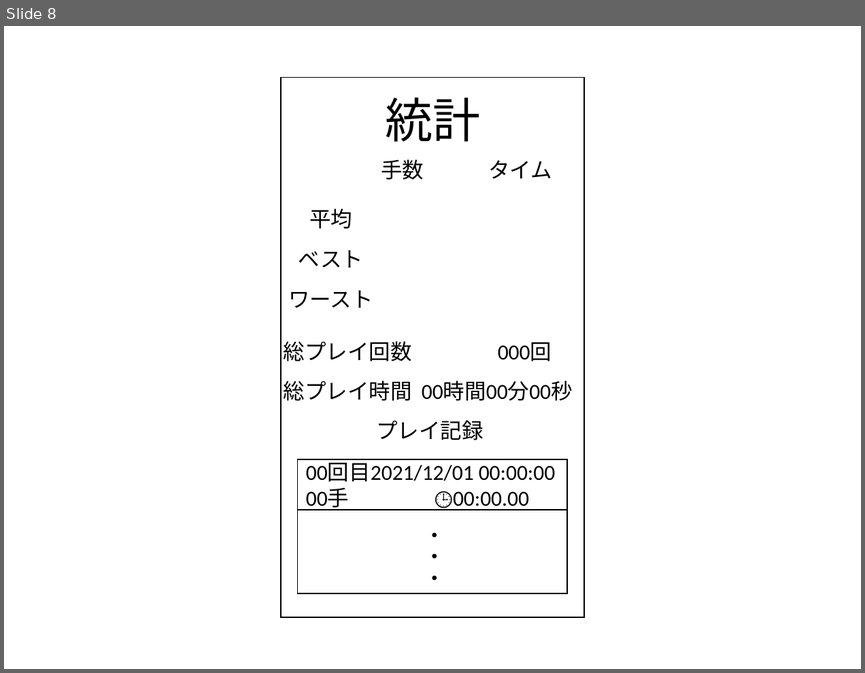
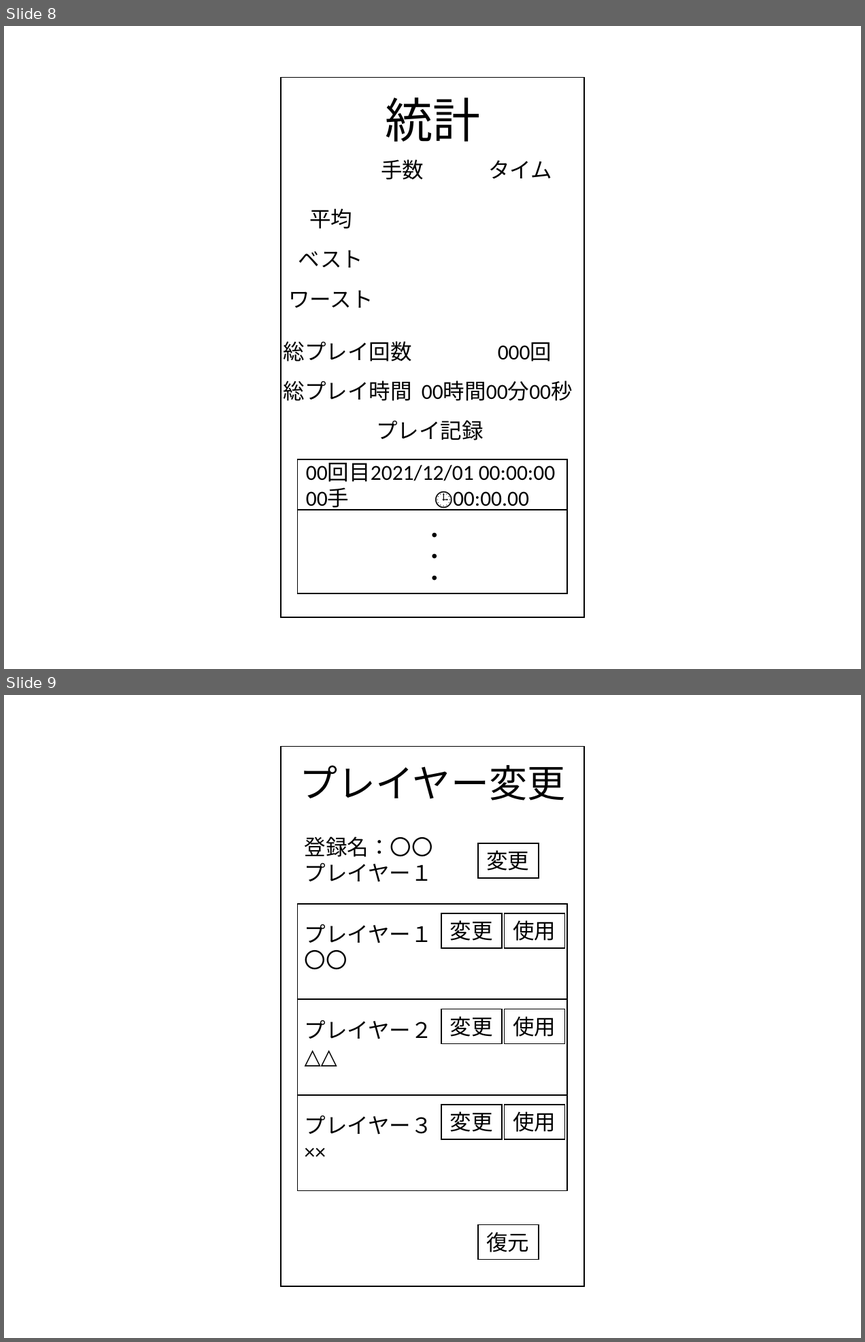
Before and after one commit to masanori-komehana/puzzle_project, a slide deck: Ace/Document/Activity.pptx. Shown one above the other, each under a label of ours: slide 8 before the commit, slides 8 and 9 after it. The pictures are 865x673 and 865x1342 pixels, drawn with LibreOffice and Linux fonts; fonts in the diff are those of the drawing. Boxes give left, top, right and bottom in pixels: in the first picture for what was removed or moved away, otherwise in the second. Text is boxed around its words. In the diff, an @@ line names an element or a change of style, - is before the commit and + after.

```diff
--- a/Ace/Document/Activity.pptx
+++ b/Ace/Document/Activity.pptx
@@ slide 9 added at (4, 695, 861, 1338), background #FFFFFF @@
@@ rectangle added at (281, 747, 584, 1286), fill #FFFFFF, outline #000000 1 pt @@
@@ text added at (300, 765, 565, 800), 32 pt, text #000000 @@
+プレイヤー変更
@@ text added at (305, 836, 433, 882), 18 pt, text #000000 @@
+登録名：〇〇
+プレイヤー１
@@ rectangle added at (478, 843, 538, 877), fill #FFFFFF, outline #000000 1 pt, 18 pt, text #000000 @@
+変更
@@ rectangle added at (298, 904, 568, 1000), fill #FFFFFF, outline #000000 1 pt @@
@@ rectangle added at (442, 913, 502, 948), fill #FFFFFF, outline #000000 1 pt, 18 pt, text #000000 @@
+変更
@@ rectangle added at (504, 913, 565, 948), fill #FFFFFF, outline #000000 1 pt, 18 pt, text #000000 @@
+使用
@@ text added at (305, 924, 432, 970), 18 pt, text #000000 @@
+プレイヤー１
+〇〇
@@ rectangle added at (298, 999, 568, 1095), fill #FFFFFF, outline #000000 1 pt @@
@@ text added at (305, 1020, 432, 1039), 18 pt, text #000000 @@
+プレイヤー２
+△△
@@ rectangle added at (442, 1008, 502, 1043), fill #FFFFFF, outline #000000 1 pt, 18 pt, text #000000 @@
+変更
@@ rectangle added at (504, 1008, 565, 1043), fill #FFFFFF, outline #000000 1 pt, 18 pt, text #000000 @@
+使用
@@ rectangle added at (298, 1095, 568, 1191), fill #FFFFFF, outline #000000 1 pt @@
@@ text added at (305, 1115, 432, 1134), 18 pt, text #000000 @@
+プレイヤー３
+××
@@ rectangle added at (442, 1104, 502, 1139), fill #FFFFFF, outline #000000 1 pt, 18 pt, text #000000 @@
+変更
@@ rectangle added at (504, 1104, 565, 1139), fill #FFFFFF, outline #000000 1 pt, 18 pt, text #000000 @@
+使用
@@ rectangle added at (478, 1225, 538, 1259), fill #FFFFFF, outline #000000 1 pt, 18 pt, text #000000 @@
+復元
```
Also in this commit, not shown: 1 slide changed, 1 other file.
